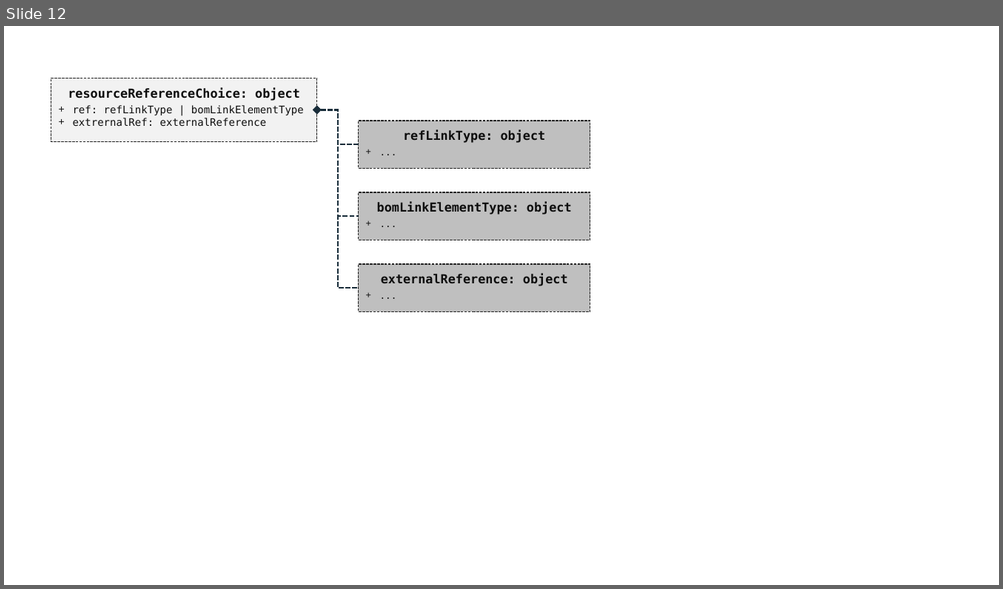
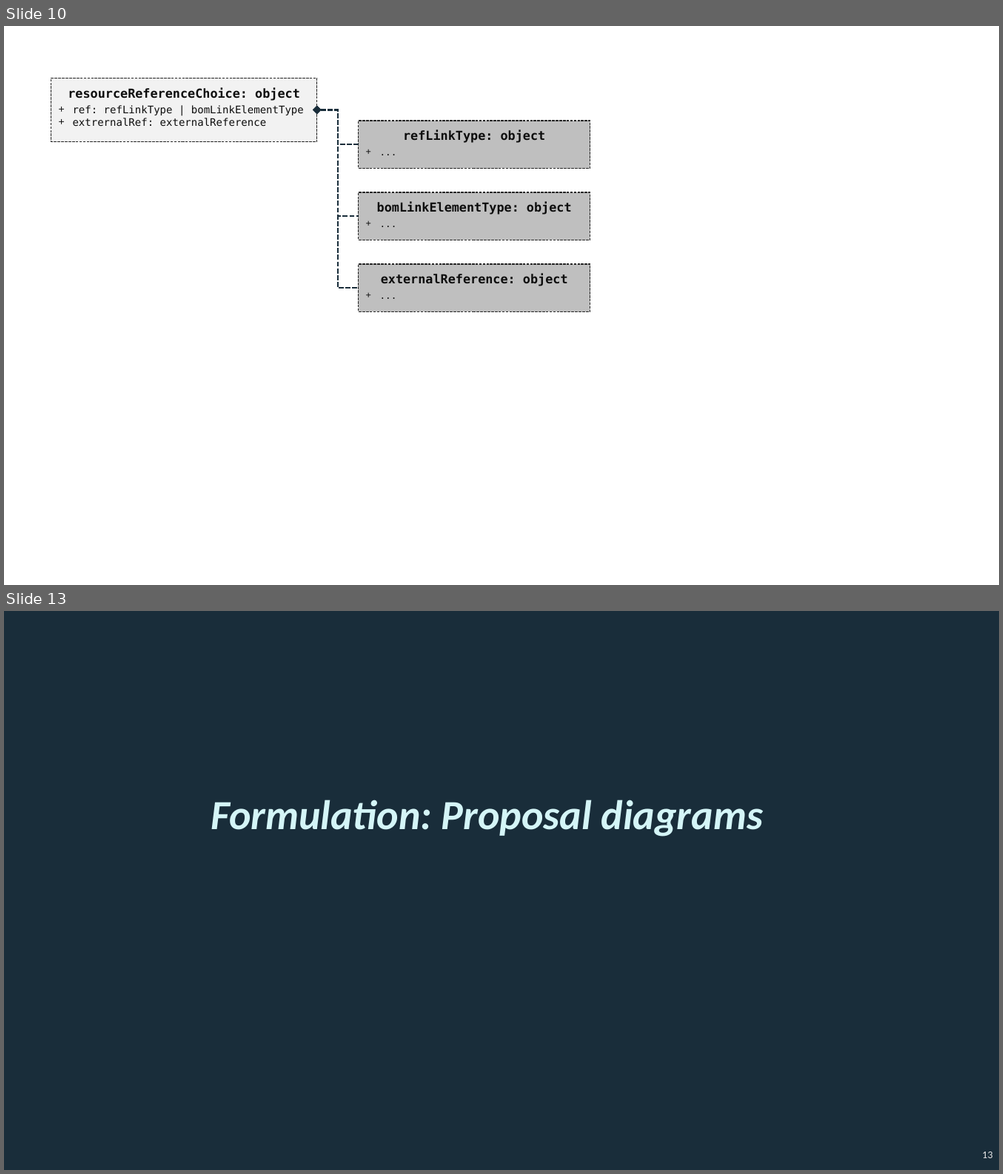
Before and after one commit to CycloneDX/guides, a slide deck: MBOM/en/images/CycloneDX-Formulation-diagrams.pptx. Shown one above the other, each under a label of ours: slide 12 before the commit, slides 10 and 13 after it; the slides between them are not shown. The pictures are 1003x589 and 1003x1174 pixels, drawn with LibreOffice and Linux fonts; fonts in the diff are those of the drawing. Boxes give left, top, right and bottom in pixels: in the first picture for what was removed or moved away, otherwise in the second. Text is boxed around its words. In the diff, an @@ line names an element or a change of style, - is before the commit and + after.

```diff
--- a/MBOM/en/images/CycloneDX-Formulation-diagrams.pptx
+++ b/MBOM/en/images/CycloneDX-Formulation-diagrams.pptx
@@ slide 13 added at (4,611,999,1170), background #1A2D3A @@
@@ text added at (210,800,762,837), 80 pt, text #D4F5F7, bold, italic @@
+Formulation: Proposal diagrams
@@ page number added at (982,1152,992,1159), 20 pt, text #E6E6E6 @@
+13
@@ what was slide 12 is now slide 10 @@
```
Also in this commit, not shown: 3 other slides added, 2 other files.
